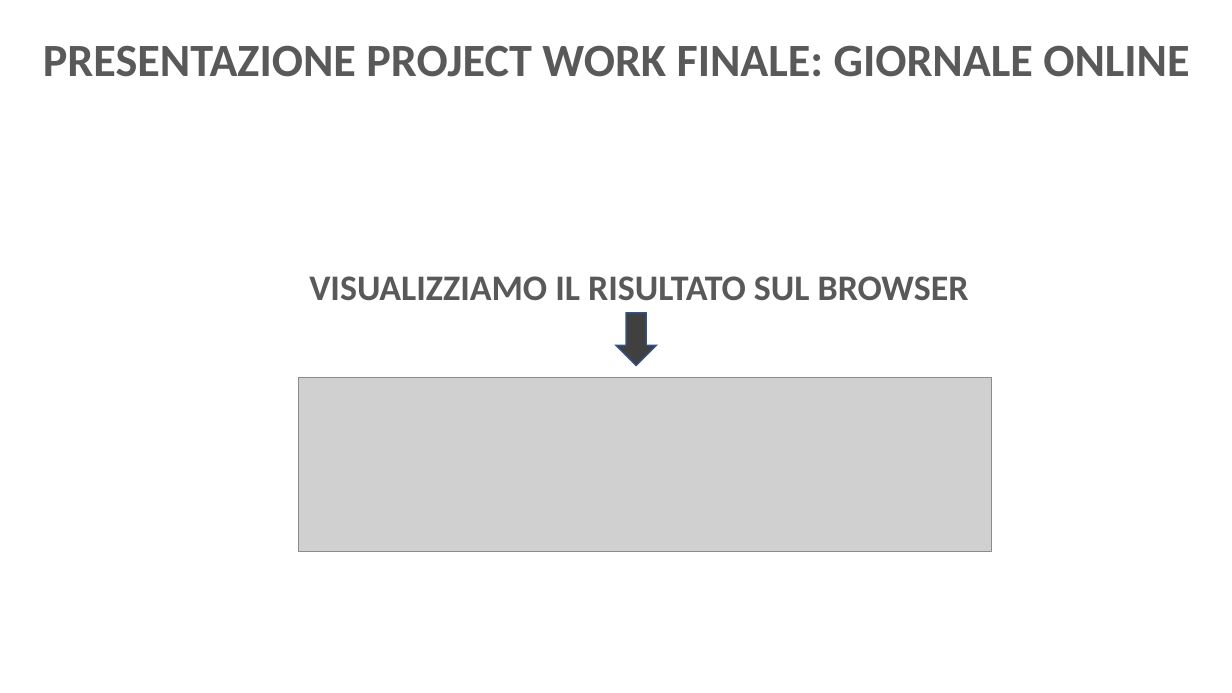
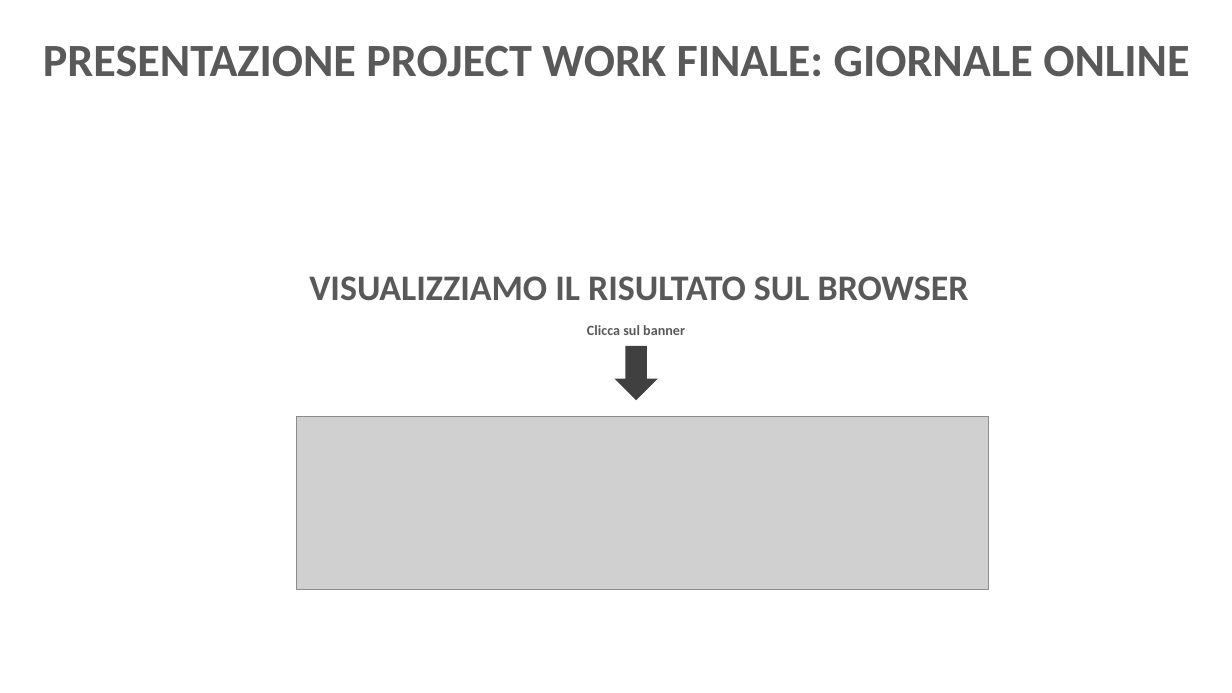
Before and after one commit to nDr3K/GiornaleOnlinePW, a slide deck: slide 13 of Presentazione Project Giornale.pptx (slide 7 before the commit). Drawn at 1232x693 pixels with LibreOffice and Linux fonts; fonts in the diff are those of the drawing; grey boxes stand for pictures; background and template pictures are left out. Boxes give left, top, right and bottom in pixels: in the first picture for what was removed or moved away, otherwise in the second. Text is boxed around its words. In the diff, an @@ line names an element or a change of style, - is before the commit and + after.

```diff
--- a/Presentazione Project Giornale.pptx
+++ b/Presentazione Project Giornale.pptx
@@ text added at [587,325,685,335], 11 pt, text #595959, bold @@
+Clicca sul banner
@@ down arrow: place and size @@
-down arrow at [616,312,657,365]
+down arrow at [616,347,657,399]
@@ down arrow at [616,347,657,399]: outline #325491 1 pt to #404040 1 pt @@
@@ picture: place and size @@
-picture at [299,378,992,551]
+picture at [296,416,989,589]
```
Also in this commit, not shown: 1 other slide changed, 6 slides added, 1 other file.
